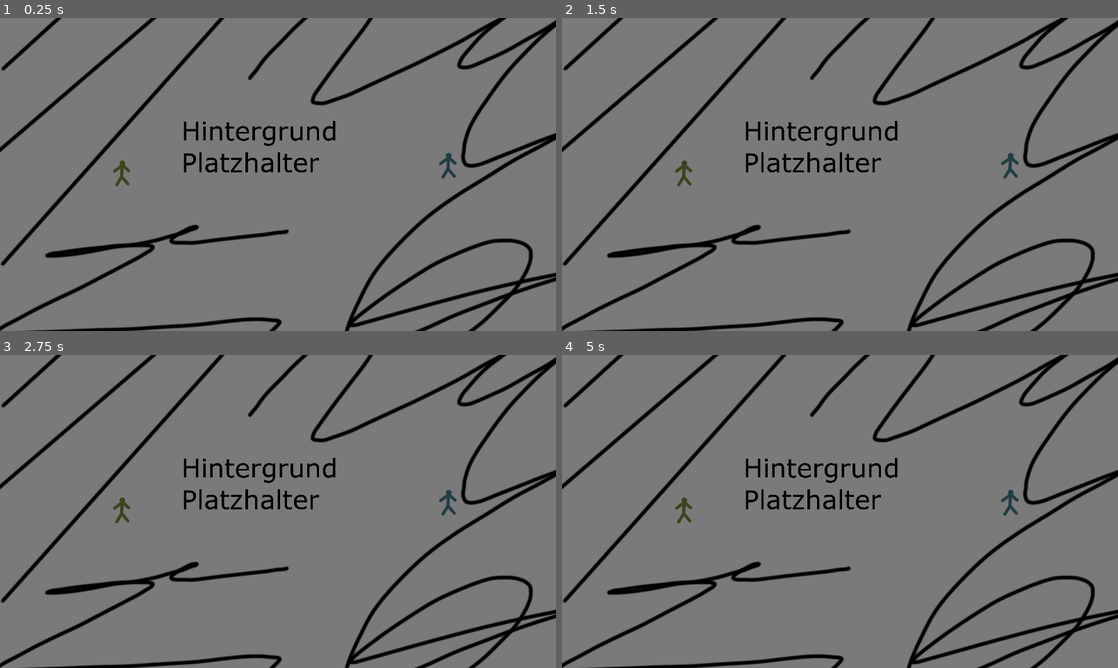
Above: before the commit, frames 1-4 (two rows, left to right).
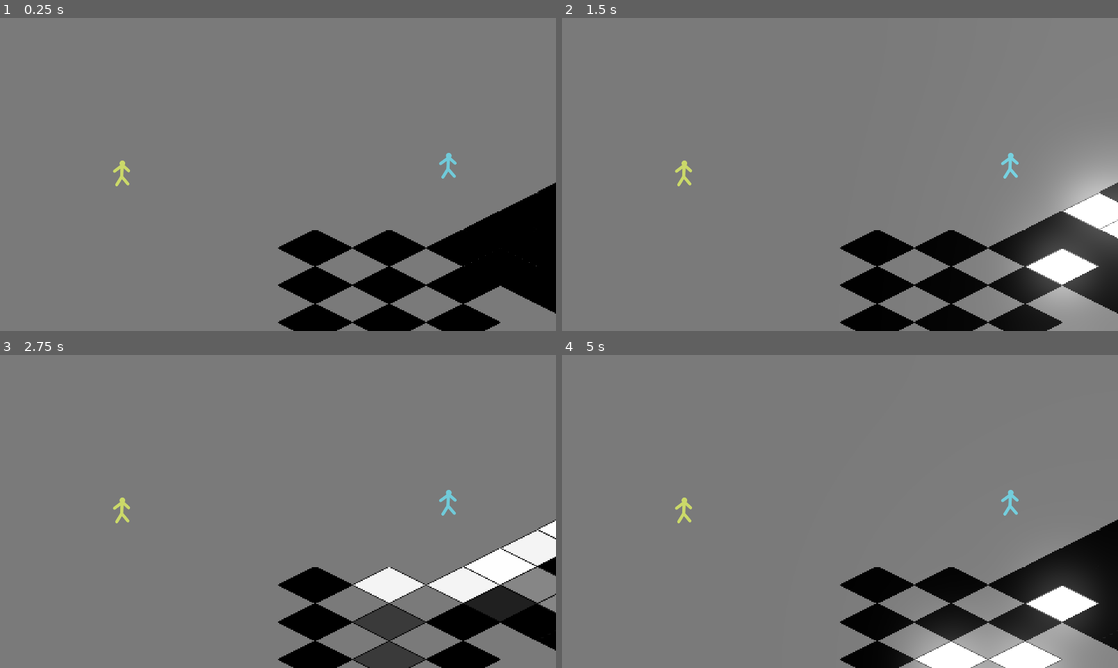
Above: after the commit, the same moments.

Repository: API-Beast/Seal-Clubbing
Game: Godot game, scene res://Main.tscn
Same seed, same stepped clock (60 frames per second), same inputs: the game is played once before the commit and once after it.
Inputs:
- Up to frame 1 (0.25 s): no input
- Up to frame 2 (1.5 s): tap Enter at 0.5 s
- Up to frame 3 (2.75 s): no input
- Up to frame 4 (5 s): no input

The runs differ from the first frame. In frame 1, 18% of the frame differs, in the area x 0-100%, y 0-100%; in frame 2, 21%; in frame 3, 18%; in frame 4, 20%.

Commit message:
Discofloor + assets by Annika

Diff:
--- /dev/null
+++ b/DiscoFloor.tscn
@@ -0,0 +1,110 @@
+[gd_scene load_steps=3 format=2]
+
+[ext_resource path="res://glow.tres" type="Environment" id=1]
+[ext_resource path="res://glowtile.tscn" type="PackedScene" id=2]
+
+[node name="DiscoFloor" type="Node2D"]
+
+position = Vector2( 256, 320 )
+
+[node name="WorldEnvironment" type="WorldEnvironment" parent="." index="0"]
+
+environment = ExtResource( 1 )
+
+[node name="glowtile" parent="." index="1" instance=ExtResource( 2 )]
+
+[node name="glowtile2" parent="." index="2" instance=ExtResource( 2 )]
+
+position = Vector2( 384, 64 )
+
+[node name="glowtile3" parent="." index="3" instance=ExtResource( 2 )]
+
+position = Vector2( 384, 192 )
+
+[node name="glowtile4" parent="." index="4" instance=ExtResource( 2 )]
+
+position = Vector2( 128, 192 )
+
+[node name="glowtile5" parent="." index="5" instance=ExtResource( 2 )]
+
+position = Vector2( -128, 192 )
+
+[node name="glowtile6" parent="." index="6" instance=ExtResource( 2 )]
+
+position = Vector2( -128, 64 )
+
+[node name="glowtile7" parent="." index="7" instance=ExtResource( 2 )]
+
+position = Vector2( 128, -64 )
+
+[node name="glowtile8" parent="." index="8" instance=ExtResource( 2 )]
+
+position = Vector2( -128, -64 )
+
+[node name="glowtile9" parent="." index="9" instance=ExtResource( 2 )]
+
+position = Vector2( 384, -64 )
+
+[node name="glowtile10" parent="." index="10" instance=ExtResource( 2 )]
+
+position = Vector2( 512, -128 )
+
+[node name="glowtile11" parent="." index="11" instance=ExtResource( 2 )]
+
+position = Vector2( 640, -192 )
+
+[node name="glowtile12" parent="." index="12" instance=ExtResource( 2 )]
+
+position = Vector2( 768, -256 )
+
+[node name="glowtile13" parent="." index="13" instance=ExtResource( 2 )]
+
+position = Vector2( 896, -192 )
+
+[node name="glowtile14" parent="." index="14" instance=ExtResource( 2 )]
+
+position = Vector2( 768, -128 )
+
+[node name="glowtile15" parent="." index="15" instance=ExtResource( 2 )]
+
+position = Vector2( 640, -64 )
+
+[node name="glowtile16" parent="." index="16" instance=ExtResource( 2 )]
+
+position = Vector2( 512, 0 )
+
+[node name="glowtile17" parent="." index="17" instance=ExtResource( 2 )]
+
+position = Vector2( 640, 64 )
+
+[node name="glowtile18" parent="." index="18" instance=ExtResource( 2 )]
+
+position = Vector2( 768, 0 )
+
+[node name="glowtile19" parent="." index="19" instance=ExtResource( 2 )]
+
+position = Vector2( 896, -64 )
+
+[node name="glowtile20" parent="." index="20" instance=ExtResource( 2 )]
+
+position = Vector2( 1024, -128 )
+
+[node name="glowtile21" parent="." index="21" instance=ExtResource( 2 )]
+
+position = Vector2( 1152, -64 )
+
+[node name="glowtile22" parent="." index="22" instance=ExtResource( 2 )]
+
+position = Vector2( 1024, 0 )
+
+[node name="glowtile23" parent="." index="23" instance=ExtResource( 2 )]
+
+position = Vector2( 896, 64 )
+
+[node name="glowtile24" parent="." index="24" instance=ExtResource( 2 )]
+
+position = Vector2( 768, 128 )
+
+[node name="glowtile25" parent="." index="25" instance=ExtResource( 2 )]
+
+position = Vector2( 768, 128 )
--- a/Main.tscn
+++ b/Main.tscn
@@ -1,8 +1,9 @@
-[gd_scene load_steps=6 format=2]
+[gd_scene load_steps=7 format=2]
 
 [ext_resource path="res://Assets/background.png" type="Texture" id=1]
 [ext_resource path="res://Human.tscn" type="PackedScene" id=2]
 [ext_resource path="res://Seal.tscn" type="PackedScene" id=3]
+[ext_resource path="res://DiscoFloor.tscn" type="PackedScene" id=4]
 
 [sub_resource type="Animation" id=1]
 
@@ -28,7 +29,7 @@
 custom_solver_bias = 0.0
 extents = Vector2( 297.168, 94.8072 )
 
-[node name="Level" type="StaticBody2D" index="0"]
+[node name="Level" type="StaticBody2D"]
 
 input_pickable = false
 collision_layer = 1
@@ -40,10 +41,12 @@
 
 [node name="Background" type="Sprite" parent="." index="0"]
 
+visible = false
 texture = ExtResource( 1 )
 
 [node name="CanvasModulate" type="CanvasModulate" parent="." index="1"]
 
+visible = false
 color = Color( 0.48006, 0.48006, 0.48006, 1 )
 
 [node name="AnimationPlayer" type="AnimationPlayer" parent="." index="2"]
@@ -95,3 +98,5 @@
 editor_draw_limits = false
 editor_draw_drag_margin = false
 _sections_unfolded = [ "Drag Margin", "Limit", "Offset", "Smoothing" ]
+
+[node name="DiscoFloor" parent="." index="6" instance=ExtResource( 4 )]
--- /dev/null
+++ b/PulsingFloor.gd
@@ -0,0 +1,18 @@
+extends TileMap
+
+# class member variables go here, for example:
+# var a = 2
+# var b = "textvar"
+
+func _ready():
+	# Called every time the node is added to the scene.
+	# Initialization here
+	pass
+
+func _process(delta):
+	# Called every frame. Delta is time since last frame.
+	# Update game logic here.
+	var pulsables = self.get_used_cells_by_id(0)
+	for p in pulsables:
+		pass
+	pass
--- /dev/null
+++ b/glow.tres
@@ -0,0 +1,80 @@
+[gd_resource type="Environment" format=2]
+
+[resource]
+
+background_mode = 4
+background_sky_custom_fov = 0.0
+background_color = Color( 0, 0, 0, 1 )
+background_energy = 1.0
+background_canvas_max_layer = 0
+ambient_light_color = Color( 0, 0, 0, 1 )
+ambient_light_energy = 1.0
+ambient_light_sky_contribution = 0.0
+fog_enabled = false
+fog_color = Color( 0.5, 0.6, 0.7, 1 )
+fog_sun_color = Color( 1, 0.9, 0.7, 1 )
+fog_sun_amount = 0.0
+fog_depth_enabled = true
+fog_depth_begin = 10.0
+fog_depth_curve = 1.0
+fog_transmit_enabled = false
+fog_transmit_curve = 1.0
+fog_height_enabled = false
+fog_height_min = 0.0
+fog_height_max = 100.0
+fog_height_curve = 1.0
+tonemap_mode = 0
+tonemap_exposure = 1.0
+tonemap_white = 1.0
+auto_exposure_enabled = true
+auto_exposure_scale = 0.4
+auto_exposure_min_luma = 0.15
+auto_exposure_max_luma = 8.0
+auto_exposure_speed = 4.0
+ss_reflections_enabled = false
+ss_reflections_max_steps = 64
+ss_reflections_fade_in = 0.15
+ss_reflections_fade_out = 2.0
+ss_reflections_depth_tolerance = 0.2
+ss_reflections_roughness = true
+ssao_enabled = false
+ssao_radius = 1.0
+ssao_intensity = 1.0
+ssao_radius2 = 0.0
+ssao_intensity2 = 1.0
+ssao_bias = 0.01
+ssao_light_affect = 0.0
+ssao_color = Color( 0, 0, 0, 1 )
+ssao_quality = 0
+ssao_blur = 1
+ssao_edge_sharpness = 4.0
+dof_blur_far_enabled = false
+dof_blur_far_distance = 10.0
+dof_blur_far_transition = 5.0
+dof_blur_far_amount = 0.1
+dof_blur_far_quality = 1
+dof_blur_near_enabled = false
+dof_blur_near_distance = 2.0
+dof_blur_near_transition = 1.0
+dof_blur_near_amount = 0.1
+dof_blur_near_quality = 1
+glow_enabled = true
+glow_levels/1 = false
+glow_levels/2 = false
+glow_levels/3 = false
+glow_levels/4 = true
+glow_levels/5 = true
+glow_levels/6 = false
+glow_levels/7 = true
+glow_intensity = 0.17
+glow_strength = 0.88
+glow_bloom = 0.0
+glow_blend_mode = 0
+glow_hdr_threshold = 1.0
+glow_hdr_scale = 2.0
+glow_bicubic_upscale = true
+adjustment_enabled = false
+adjustment_brightness = 1.0
+adjustment_contrast = 1.0
+adjustment_saturation = 1.0
+_sections_unfolded = [ "Ambient Light", "Auto Exposure", "Background", "Glow" ]
--- /dev/null
+++ b/glowtile.gd
@@ -0,0 +1,18 @@
+extends Sprite
+
+# class member variables go here, for example:
+
+
+var anis = ["turn_off", "turn_on", "quick_flash", "short_pulse", "short_pulse", "none", "none", "none", "none"]
+
+func _ready():
+	# Called every time the node is added to the scene.
+	# Initialization here
+	$AnimationPlayer.play("turn_off");
+	$AnimationPlayer.playback_speed = 2.0
+	pass
+
+func _process(delta):
+	if not $AnimationPlayer.is_playing():
+		for i in range(0,10):
+			$AnimationPlayer.queue(anis[randi()%anis.size()])
--- /dev/null
+++ b/glowtile.tscn
@@ -0,0 +1,121 @@
+[gd_scene load_steps=8 format=2]
+
+[ext_resource path="res://glowtile.png" type="Texture" id=1]
+[ext_resource path="res://glowtile.gd" type="Script" id=2]
+
+[sub_resource type="Animation" id=4]
+
+resource_name = "none"
+length = 2.0
+loop = false
+step = 0.1
+tracks/0/type = "value"
+tracks/0/path = NodePath(".:modulate")
+tracks/0/interp = 1
+tracks/0/loop_wrap = true
+tracks/0/imported = false
+tracks/0/enabled = true
+tracks/0/keys = {
+"times": PoolRealArray( 0 ),
+"transitions": PoolRealArray( 1 ),
+"update": 0,
+"values": [ Color( 0, 0, 0, 1 ) ]
+}
+
+[sub_resource type="Animation" id=3]
+
+resource_name = "quick_flash"
+length = 1.0
+loop = false
+step = 0.1
+tracks/0/type = "value"
+tracks/0/path = NodePath(".:modulate")
+tracks/0/interp = 1
+tracks/0/loop_wrap = true
+tracks/0/imported = false
+tracks/0/enabled = true
+tracks/0/keys = {
+"times": PoolRealArray( 0, 0.2, 0.3, 0.4, 0.5 ),
+"transitions": PoolRealArray( 1, 1, 1, 1, 1 ),
+"update": 0,
+"values": [ Color( 1, 1, 1, 1 ), Color( 0, 0, 0, 1 ), Color( 1, 1, 1, 1 ), Color( 0, 0, 0, 1 ), Color( 1, 1, 1, 1 ) ]
+}
+
+[sub_resource type="Animation" id=5]
+
+resource_name = "short_pulse"
+length = 1.0
+loop = false
+step = 0.1
+tracks/0/type = "value"
+tracks/0/path = NodePath(".:modulate")
+tracks/0/interp = 1
+tracks/0/loop_wrap = true
+tracks/0/imported = false
+tracks/0/enabled = true
+tracks/0/keys = {
+"times": PoolRealArray( 0, 0.2, 0.9, 1 ),
+"transitions": PoolRealArray( 1, 1, 1, 1 ),
+"update": 0,
+"values": [ Color( 0, 0, 0, 1 ), Color( 1, 1, 1, 1 ), Color( 0, 0, 0, 1 ), Color( 0, 0, 0, 1 ) ]
+}
+
+[sub_resource type="Animation" id=1]
+
+resource_name = "turn_off"
+length = 1.0
+loop = false
+step = 0.1
+tracks/0/type = "value"
+tracks/0/path = NodePath(".:modulate")
+tracks/0/interp = 1
+tracks/0/loop_wrap = false
+tracks/0/imported = false
+tracks/0/enabled = true
+tracks/0/keys = {
+"times": PoolRealArray( 0, 0.5 ),
+"transitions": PoolRealArray( 1, 1 ),
+"update": 0,
+"values": [ Color( 1, 1, 1, 1 ), Color( 0, 0, 0, 1 ) ]
+}
+
+[sub_resource type="Animation" id=2]
+
+resource_name = "turn_on"
+length = 1.0
+loop = false
+step = 0.1
+tracks/0/type = "value"
+tracks/0/path = NodePath(".:modulate")
+tracks/0/interp = 1
+tracks/0/loop_wrap = false
+tracks/0/imported = false
+tracks/0/enabled = true
+tracks/0/keys = {
+"times": PoolRealArray( 0, 1 ),
+"transitions": PoolRealArray( 1, 1 ),
+"update": 0,
+"values": [ Color( 0, 0, 0, 1 ), Color( 1, 1, 1, 1 ) ]
+}
+
+[node name="glowtile" type="Sprite" index="0"]
+
+modulate = Color( 0, 0, 0, 1 )
+position = Vector2( 128, 64 )
+texture = ExtResource( 1 )
+script = ExtResource( 2 )
+_sections_unfolded = [ "Material", "Visibility" ]
+
+[node name="AnimationPlayer" type="AnimationPlayer" parent="." index="0"]
+
+root_node = NodePath("..")
+autoplay = ""
+playback_process_mode = 1
+playback_default_blend_time = 0.0
+playback_speed = 1.0
+anims/none = SubResource( 4 )
+anims/quick_flash = SubResource( 3 )
+anims/short_pulse = SubResource( 5 )
+anims/turn_off = SubResource( 1 )
+anims/turn_on = SubResource( 2 )
+blend_times = [  ]
Binary file added: Assets/human_1.png
Not shown, added: Assets/human_1.png.import
Binary file added: Assets/human_2.png
Not shown, added: Assets/human_2.png.import
Binary file added: Assets/human_3.png
Not shown, added: Assets/human_3.png.import
Binary file added: Assets/human_4.png
Not shown, added: Assets/human_4.png.import
Binary file added: Assets/human_5.png
Not shown, added: Assets/human_5.png.import
Binary file added: Assets/human_6.png
Not shown, added: Assets/human_6.png.import
(and 16 more such lines)
